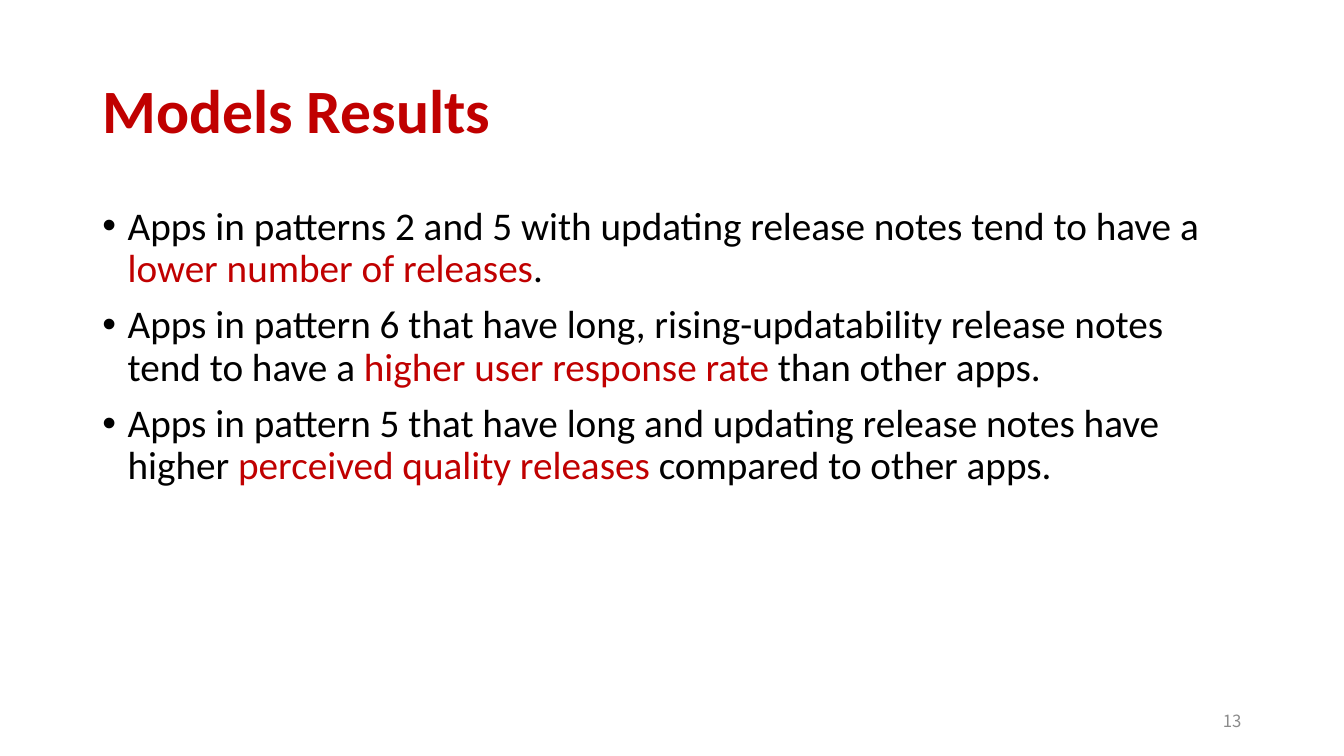
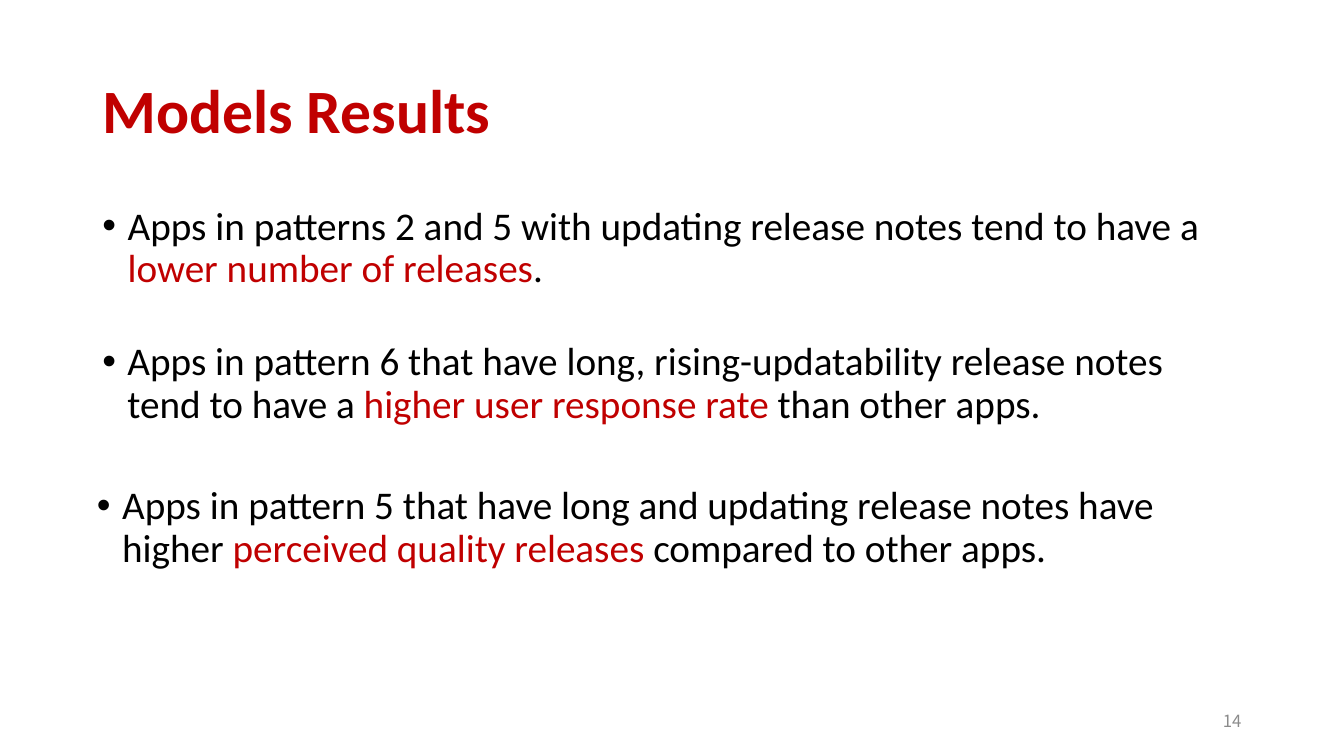
Before and after one commit to aidanby/aidanby.github.io, a slide deck: slide 14 of files/icse22.pptx (slide 13 before the commit). Drawn at 1344x756 pixels with LibreOffice and Linux fonts; fonts in the diff are those of the drawing. Boxes give left, top, right and bottom in pixels: in the first picture for what was removed or moved away, otherwise in the second. Text is boxed around its words. In the diff, an @@ line names an element or a change of style, - is before the commit and + after.

```diff
--- a/files/icse22.pptx
+++ b/files/icse22.pptx
@@ text at (x1=128, y1=310, x2=1163, y2=486): paragraphs removed @@
-• Apps in pattern 6 that have long, rising-updatability release notes tend to have a higher user response rate than other apps.
-• Apps in pattern 5 that have long and updating release notes have higher perceived quality releases compared to other apps.
@@ text added at (x1=127, y1=347, x2=1163, y2=425), 28 pt, text #000000 @@
+• Apps in pattern 6 that have long, rising-updatability release notes tend to have a higher user response rate than other apps.
@@ text added at (x1=122, y1=491, x2=1153, y2=569), 28 pt, text #000000 @@
+• Apps in pattern 5 that have long and updating release notes have higher perceived quality releases compared to other apps.
@@ page number at (x1=1223, y1=715, x2=1242, y2=727): text changed @@
-13
+14
```
Also in this commit, not shown: 14 other slides changed, 1 slide added.
